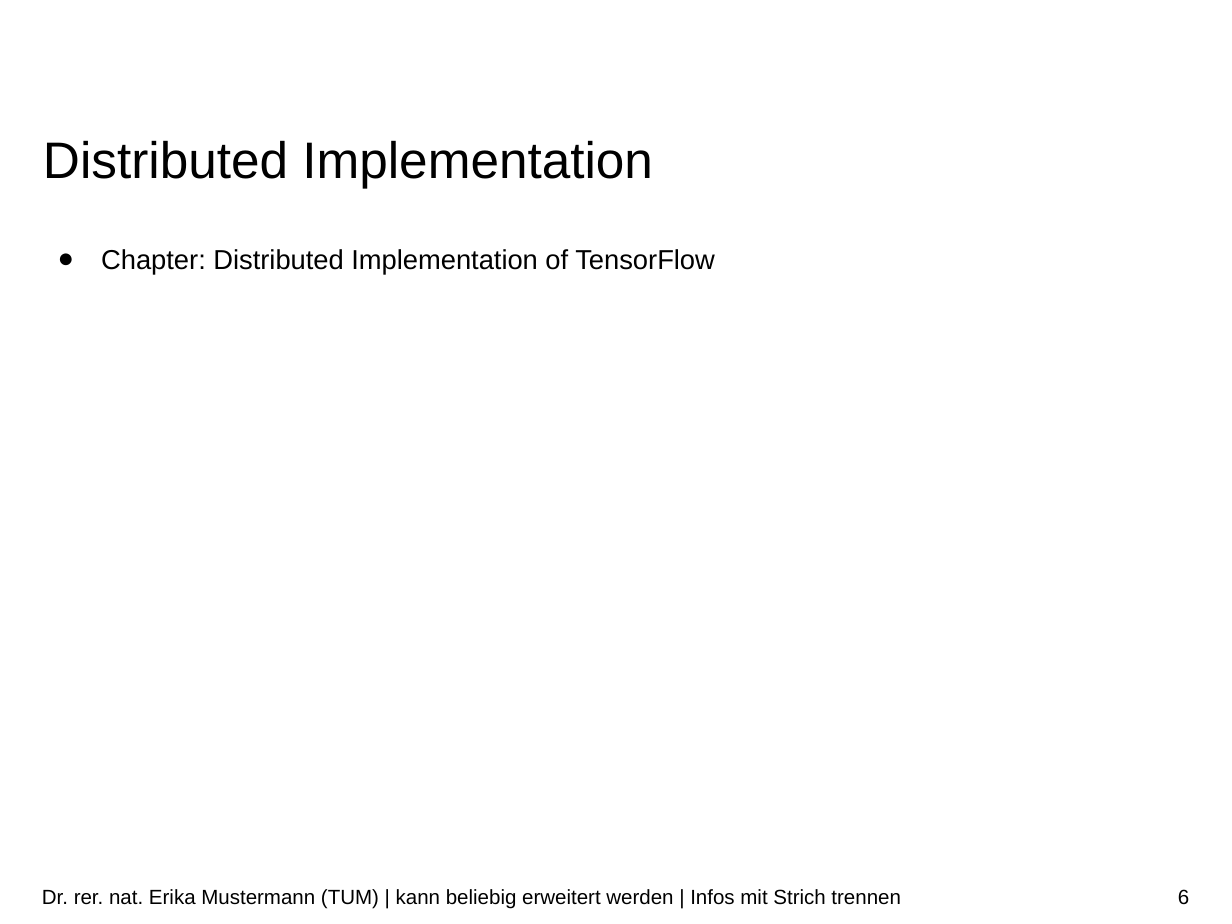
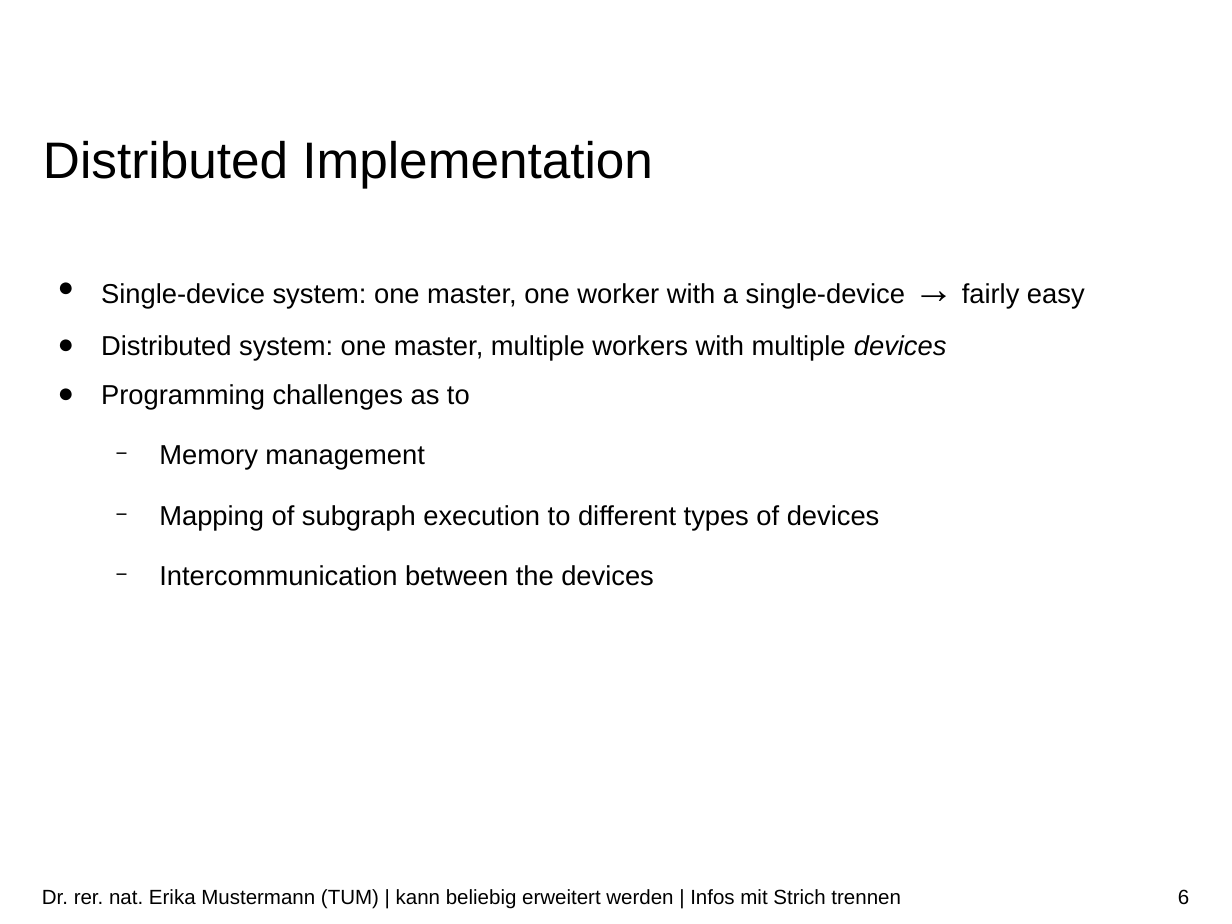
Before and after one commit to ekm01/EPHPC, a slide deck: slide 6 of Presentation/EPHPC_Presentation.odp. Drawn at 1232x924 pixels with LibreOffice and Linux fonts; fonts in the diff are those of the drawing; background and template pictures are left out. Boxes give left, top, right and bottom in pixels: in the first picture for what was removed or moved away, otherwise in the second. Text is boxed around its words. In the diff, an @@ line names an element or a change of style, - is before the commit and + after.

Commit message:
at distributed implementation

```diff
--- a/Presentation/EPHPC_Presentation.odp
+++ b/Presentation/EPHPC_Presentation.odp
@@ text at (101,283,1085,586): text changed @@
-● Chapter: Distributed Implementation of TensorFlow
+● Single-device system: one master, one worker with a single-device → fairly easy
+● Distributed system: one master, multiple workers with multiple devices
+● Programming challenges as to
+  − Memory management
+  − Mapping of subgraph execution to different types of devices
+  − Intercommunication between the devices
```
Also in this commit, not shown: 4 other slides changed, 3 other files.
